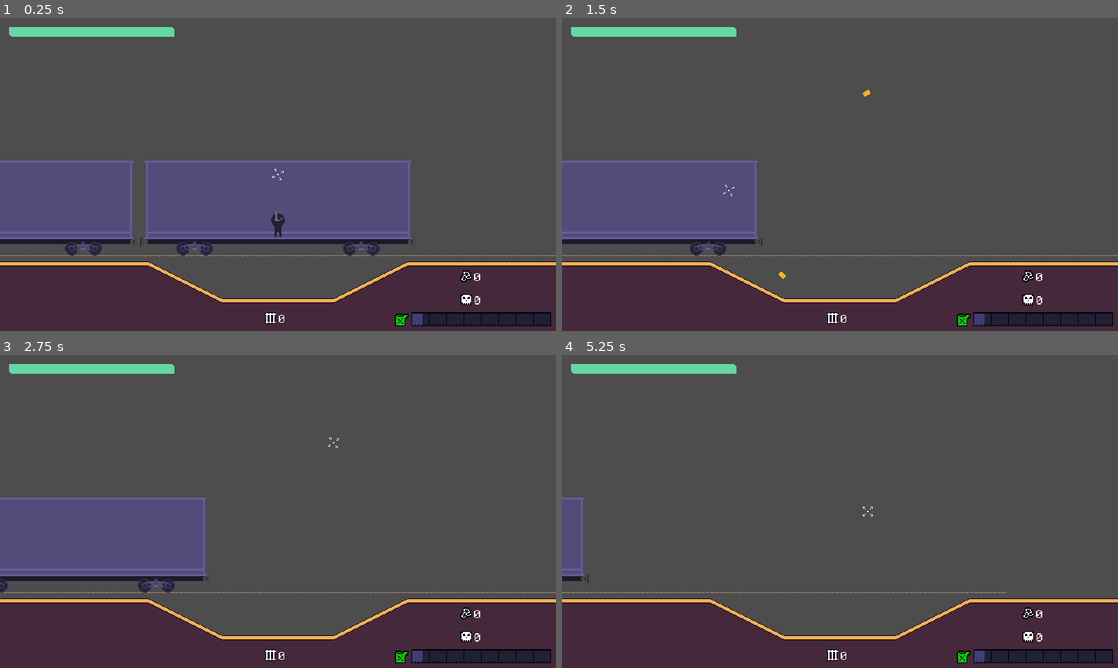
Above: before the commit, frames 1-4 (two rows, left to right).
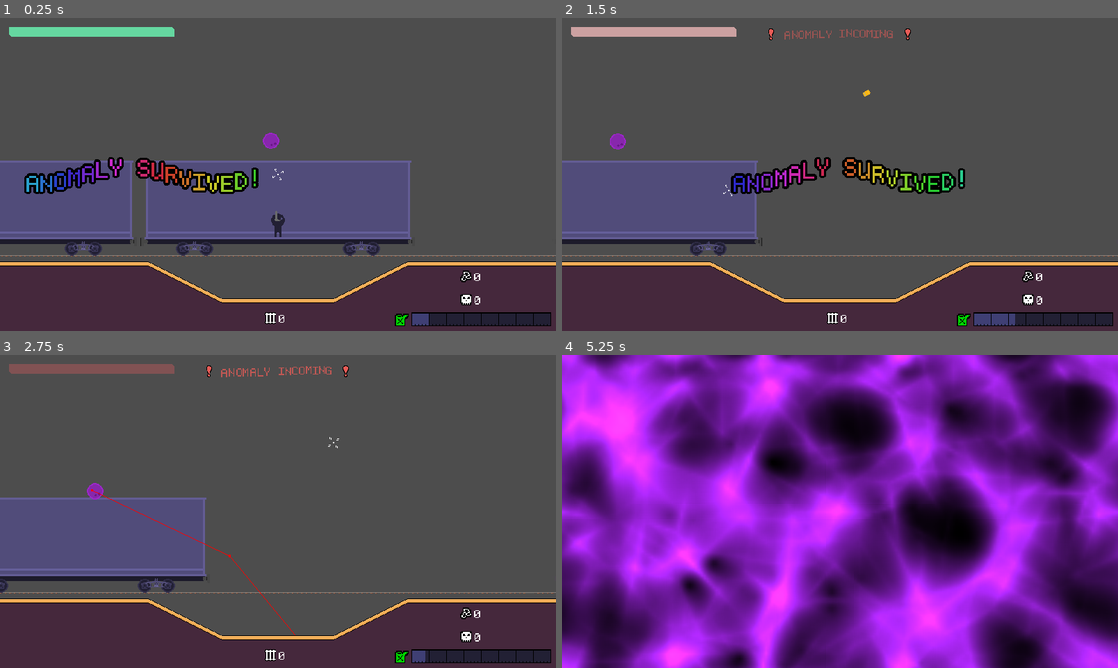
Above: after the commit, the same moments.

Repository: PxlHeartDev/Rails-of-Ruin
Game: Godot game, scene res://scenes/game/game.tscn
The game is run twice, just before and just after one commit, with the same random seed, the same clock (stepped at 60 frames per second) and the same inputs. This scene is started directly instead of the project's main scene. Sound files missing from this copy of the repository are replaced by a short silence.
Inputs (mouse positions are in pixels of both pictures, inside the frame that each line leads up to):
- Up to frame 1 (0.25 s): no input
- Up to frame 2 (1.5 s): move the mouse to (962, 158) at 0.52 s; press the mouse at (962, 158) at 0.53 s; hold D (move_right) from 0.53 s (still down); tap Space (jump) at 0.77 s; move the mouse to (728, 190) at 1.27 s; release the mouse at (728, 190) at 1.28 s; click (728, 190) at 1.35 s
- Up to frame 3 (2.75 s): tap Space (jump) at 1.52 s; move the mouse to (333, 442) at 2.02 s; release D (move_right) at 2.03 s; press the mouse at (333, 442) at 2.03 s; hold A (move_left) from 2.03 s (still down)
- Up to frame 4 (5.25 s): move the mouse to (812, 574) at 2.77 s; release A (move_left) at 2.78 s; release the mouse at (812, 574) at 2.78 s; hold D (move_right) 2.78-4.28 s; click (812, 574) at 2.85 s; tap Space (jump) at 3.02, 3.77, 4.52 s; move the mouse to (1006, 558) at 3.52 s; press the mouse at (1006, 558) at 3.53 s; move the mouse to (673, 464) at 4.27 s; release the mouse at (673, 464) at 4.28 s; hold A (move_left) 4.28-5.03 s; click (673, 464) at 4.35 s; move the mouse to (867, 511) at 5.02 s; press the mouse at (867, 511) at 5.03 s; hold D (move_right) from 5.03 s (still down)

The runs differ from the first frame. In frame 1, 2.4% of the frame differs, in the area x 4-78%, y 36-99%; in frame 2, 3.8%; in frame 3, 1.4%; in frame 4, 100%, in the area x 0-100%, y 0-100%.

Commit message:
Game UI signals & effects + Other misc changes
Added and connected signals for:
 - Anomaly incoming
 - Anomaly survived
 - Speed updated
 - Distance updated
 - Fuel updated
 - Enemy killed
Added a shader effect for an anomaly passing though
Added an alert for an incoming anomaly
Added a nav mesh to the main game scene
Remove some old commented/test code
Updated some collision layers/masks to allow enemies to pass through thin platforms any way they wish
Refactored the health bar to allow for a flash effect, and added that flash effect

Diff:
--- /dev/null
+++ b/Project/assets/images/noise/anomaly_pass.tres
@@ -0,0 +1,14 @@
+[gd_resource type="NoiseTexture2D" load_steps=2 format=3 uid="uid://ya1hq31uhfj1"]
+
+[sub_resource type="FastNoiseLite" id="FastNoiseLite_wtw3b"]
+noise_type = 2
+frequency = 0.021
+fractal_octaves = 3
+fractal_lacunarity = 1.43
+cellular_return_type = 6
+
+[resource]
+width = 192
+height = 108
+seamless = true
+noise = SubResource("FastNoiseLite_wtw3b")
--- /dev/null
+++ b/Project/assets/shaders/anomaly_pass.gdshader
@@ -0,0 +1,22 @@
+shader_type canvas_item;
+
+uniform float sweepProg = 0.0;
+uniform sampler2D noiseTex;
+uniform sampler2D noiseTex2;
+
+void fragment() {
+	if(sweepProg < 1.0) {
+		COLOR.rgb = (texture(noiseTex, mod(UV - TIME/10.0, 1)).rgb * 2.0 * texture(noiseTex2, mod(UV + TIME/10.0, 1)).rgb) * COLOR.rgb;
+		COLOR.a = 1.0 - (pow(2.0, pow(-5.0 * (1.3 - 1.6 * sweepProg - UV.x), 2.0)) - 1.0) * (texture(noiseTex, UV).r+0.01) * 3.0;
+		if((1.3 - 1.6 * sweepProg) < UV.x) {
+			COLOR.a = 1.0;
+		}
+	} else {
+		float newSweep = sweepProg - 1.0;
+		COLOR.rgb = (texture(noiseTex, mod(UV - TIME/10.0, 1)).rgb * 2.0 * texture(noiseTex2, mod(UV + TIME/10.0, 1)).rgb) * COLOR.rgb;
+		COLOR.a = 1.0 - (pow(2.0, pow(-5.0 * (1.3 - 1.6 * newSweep - UV.x), 2.0)) - 1.0) * (texture(noiseTex, UV).r+0.01) * 3.0;
+		if((1.3 - 1.6 * newSweep) > UV.x) {
+			COLOR.a = 1.0;
+		}
+	}
+}
--- a/Project/assets/themes/game_ui.tres
+++ b/Project/assets/themes/game_ui.tres
@@ -1,9 +1,18 @@
-[gd_resource type="Theme" load_steps=2 format=3 uid="uid://bstup10hd438g"]
+[gd_resource type="Theme" load_steps=3 format=3 uid="uid://bstup10hd438g"]
 
 [ext_resource type="FontFile" uid="uid://flcr8xso2u5e" path="res://assets/ui/fonts/Kubasta.otf" id="1_1bvsn"]
+
+[sub_resource type="StyleBoxFlat" id="StyleBoxFlat_jj7aj"]
+content_margin_left = 8.0
+content_margin_right = 8.0
+bg_color = Color(0.372549, 0.333333, 0.588235, 0.635294)
+corner_radius_top_right = 8
+corner_radius_bottom_left = 8
+corner_detail = 1
 
 [resource]
 Label/font_sizes/font_size = 20
 Label/fonts/font = ExtResource("1_1bvsn")
 RichTextLabel/font_sizes/normal_font_size = 20
 RichTextLabel/fonts/normal_font = ExtResource("1_1bvsn")
+TooltipPanel/styles/panel = SubResource("StyleBoxFlat_jj7aj")
--- a/Project/project.godot
+++ b/Project/project.godot
@@ -113,6 +113,8 @@
 2d_physics/layer_3="BulletEnemy"
 2d_physics/layer_4="BulletPlayer"
 2d_physics/layer_5="Enemy"
+2d_physics/layer_6="Death"
+2d_physics/layer_7="ThinPlatform"
 
 [physics]
 
--- a/Project/resources/localisation/Localisation.csv
+++ b/Project/resources/localisation/Localisation.csv
@@ -30,7 +30,8 @@
 DIALOGUE_test/conv1/d1,This is a test dialogue string,,,,,,,,,,,,,,,,,,,,,,,,,,,
 DIALOGUE_test/conv1/d2,What the freak,,,,,,,,,,,,,,,,,,,,,,,,,,,
 ,,,,,,,,,,,,,,,,,,,,,,,,,,,,
-GAME_levelComplete,CARRIAGE COMPLETE!,,,,,,,,,,,,,,,,,,,,,,,,,,,
+GAME_levelComplete,ANOMALY SURVIVED!,,,,,,,,,,,,,,,,,,,,,,,,,,,
+GAME_anomalyIncoming,ANOMALY INCOMING,,,,,,,,,,,,,,,,,,,,,,,,,,,
 GAME_fuel,Fuel,,,,,,,,,,,,,,,,,,,,,,,,,,,
 GAME_anomaliesSurvived,Anomalies survived: %s,,,,,,,,,,,,,,,,,,,,,,,,,,,
 GAME_enemiesKilled,Creatures exterminated: %s,,,,,,,,,,,,,,,,,,,,,,,,,,,
--- a/Project/scenes/components/hitBox.gd
+++ b/Project/scenes/components/hitBox.gd
@@ -31,6 +31,10 @@
 	if area.collision_layer in [4, 8]:
 		manager.die()
 
+func _on_body_entered(body: Node2D) -> void:
+	if body.collision_layer == 32:
+		manager.die()
+
 func damage(attack: Attack_Obj) -> void:
 	if disabled:
 		return
--- a/Project/scenes/components/hitBox.tscn
+++ b/Project/scenes/components/hitBox.tscn
@@ -4,7 +4,8 @@
 
 [node name="HitBox_Component" type="Area2D"]
 collision_layer = 0
-collision_mask = 0
+collision_mask = 32
 script = ExtResource("1_h174s")
 
 [connection signal="area_entered" from="." to="." method="_on_area_entered"]
+[connection signal="body_entered" from="." to="." method="_on_body_entered"]
--- a/Project/scenes/game/enemies/enemy.gd
+++ b/Project/scenes/game/enemies/enemy.gd
@@ -4,7 +4,9 @@
 signal died
 
 @export_group("Stats")
-@export var speed: float = 	50.0
+@export var speed: 			float = 50.0
+@export var fuelValue: 		float = 1.0
+
 
 @export_group("Nodes")
 @export var sprite: 			AnimatedSprite2D
--- a/Project/scenes/game/enemies/enemy.tscn
+++ b/Project/scenes/game/enemies/enemy.tscn
@@ -33,7 +33,7 @@
 
 [node name="HitBox_Component" parent="ComponentManager" node_paths=PackedStringArray("healthComponent") instance=ExtResource("5_ee4dy")]
 collision_layer = 16
-collision_mask = 8
+collision_mask = 40
 healthComponent = NodePath("../Health_Component")
 
 [node name="NavigationAgent2D" type="NavigationAgent2D" parent="."]
--- a/Project/scenes/game/game.gd
+++ b/Project/scenes/game/game.gd
@@ -1,7 +1,16 @@
 extends Node2D
 
-signal carriageComplete
 signal waveComplete
+
+signal anomalyProcessed
+
+# Value signals
+signal anomalyIncoming
+signal speedUpdated(newSpeed: float)
+signal distanceUpdated(newDistance: float)
+signal anomalySurvived(newCount: int)
+signal enemyKilled(newCount: int)
+signal fuelUpdated(newFuel: float)
 
 @export_group("Nodes")
 @export var cam: 		Camera2D
@@ -18,18 +27,30 @@
 ## Game Variables ##
 ####################
 
-var distance: int = 0
-var fuel: int = 0
-var speed: int = 0
+var anomalyCount: int:
+	set(val):
+		anomalyCount = val
+		anomalySurvived.emit(val)
+var distance: float = 0:
+	set(val):
+		distance = val
+		distanceUpdated.emit(val)
+var fuel: float = 0:
+	set(val):
+		fuel = val
+		fuelUpdated.emit(val)
+var speed: float = 0:
+	set(val):
+		speed = val
+		speedUpdated.emit(val)
 var turbo: bool = false
 
 var enemyCount: int = 0:
 	set(val):
 		enemyCount = val
+		enemyKilled.emit(val)
 		if val == 0:
 			waveComplete.emit()
-			if wavesLeft == 0:
-				carriageComplete.emit()
 
 var wavesLeft: int = 0
 var level: int = 0
@@ -37,9 +58,24 @@
 func _ready() -> void:
 	#loadLevel(load("res://scenes/game/levels/level.tscn"))
 
+	# Game signals
 	player.healthComponent.healthChanged.connect(gameUI.healthBar.changed)
 	player.healthComponent.maxHealthChanged.connect(gameUI.healthBar.maxChanged)
-	carriageComplete.connect(gameUI.carriageComplete)
+
+	# UI signals
+	anomalyIncoming.connect(gameUI.anomalyAlert)
+	distanceUpdated.connect(gameUI.distanceUpdated)
+	speedUpdated.connect(gameUI.speedUpdated)
+	anomalySurvived.connect(gameUI.anomalySurvived)
+	enemyKilled.connect(gameUI.enemyKilled)
+	fuelUpdated.connect(gameUI.fuelUpdated)
+
+	gameUI.anomalyCoveredScreen.connect(processAnomaly)
+	anomalyProcessed.connect(gameUI.anomalyProcessingComplete.emit)
+
+	var tween := create_tween()
+	tween.tween_property(self, "fuel", 50, 1)
+	tween.tween_property(self, "fuel", 10, 1)
 
 func loadLevel(levelScene: PackedScene) -> void:
 	if !levelScene or !levelScene.can_instantiate():
@@ -57,6 +93,10 @@
 	#curLevel.spawnEnemy.connect(enemySpawned)
 	#carriageComplete.connect(curLevel.exit.levelCleared)
 	gameUI.levelChanged(level)
+
+func processAnomaly() -> void:
+	await get_tree().create_timer(0.5).timeout
+	anomalyProcessed.emit()
 
 func nextLevel() -> void:
 	player.nextLevel()
--- a/Project/scenes/game/game.tscn
+++ b/Project/scenes/game/game.tscn
@@ -1,12 +1,24 @@
-[gd_scene load_steps=8 format=3 uid="uid://cywafsdjrrp73"]
+[gd_scene load_steps=12 format=3 uid="uid://cywafsdjrrp73"]
 
 [ext_resource type="Script" path="res://scenes/game/game.gd" id="1_lxapy"]
+[ext_resource type="PackedScene" uid="uid://iu27675qhmpy" path="res://scenes/game/enemies/jawn.tscn" id="5_gtja7"]
 [ext_resource type="Texture2D" uid="uid://c8a03ml3qsr6l" path="res://assets/sprites/environment/rail.png" id="6_bv8yq"]
 [ext_resource type="Script" path="res://scenes/game/music.gd" id="6_n7rr2"]
 [ext_resource type="AudioStream" uid="uid://bx5mp58ho88r3" path="res://assets/music/14470LS.wav" id="7_0xqkn"]
 [ext_resource type="PackedScene" uid="uid://cpuwua8t6v2dk" path="res://scenes/game/train_car.tscn" id="7_1cwia"]
 [ext_resource type="PackedScene" uid="uid://8tr7ww2dfvhn" path="res://scenes/ui/game_ui/game_ui.tscn" id="8_desc7"]
 [ext_resource type="PackedScene" uid="uid://bj6r5tpn7kxqq" path="res://scenes/game/player/player.tscn" id="8_mcxbc"]
+[ext_resource type="Texture2D" uid="uid://ya1hq31uhfj1" path="res://assets/images/noise/anomaly_pass.tres" id="9_53u5g"]
+
+[sub_resource type="WorldBoundaryShape2D" id="WorldBoundaryShape2D_8k08j"]
+
+[sub_resource type="NavigationPolygon" id="NavigationPolygon_onatg"]
+vertices = PackedVector2Array(271, 31, 4289.7, 97.9688, -3595, 92.0234, -751, 31, 4278.28, -1135.13, 271, -63, -3595, -1169.86, -751, -63)
+polygons = Array[PackedInt32Array]([PackedInt32Array(0, 1, 2, 3), PackedInt32Array(4, 1, 0, 5), PackedInt32Array(6, 4, 5, 7), PackedInt32Array(2, 6, 7, 3)])
+outlines = Array[PackedVector2Array]([PackedVector2Array(-3626, -1201, 4309, -1166, 4321, 129, -3626, 123)])
+source_geometry_mode = 2
+source_geometry_group_name = &"nav_ob"
+agent_radius = 31.0
 
 [node name="Game" type="Node2D" node_paths=PackedStringArray("player", "gameUI", "enemies")]
 script = ExtResource("1_lxapy")
@@ -25,14 +37,17 @@
 one_shot = true
 
 [node name="Player" parent="." instance=ExtResource("8_mcxbc")]
-position = Vector2(0, -64)
+position = Vector2(0, -32)
 
 [node name="Enemies" type="Node2D" parent="."]
 z_index = 2
 
+[node name="Jawn" parent="Enemies" instance=ExtResource("5_gtja7")]
+position = Vector2(-12, -198)
+
 [node name="GameUI" parent="." instance=ExtResource("8_desc7")]
 
-[node name="TextureRect" type="TextureRect" parent="."]
+[node name="Rails" type="TextureRect" parent="."]
 offset_left = -960.0
 offset_top = -30.0
 offset_right = 960.0
@@ -40,10 +55,29 @@
 texture = ExtResource("6_bv8yq")
 stretch_mode = 1
 
-[node name="TrainCar" parent="." instance=ExtResource("7_1cwia")]
+[node name="Death" type="StaticBody2D" parent="Rails"]
+position = Vector2(960, 28)
+collision_layer = 32
+collision_mask = 18
 
-[node name="TrainCar2" parent="." instance=ExtResource("7_1cwia")]
+[node name="CollisionShape2D" type="CollisionShape2D" parent="Rails/Death"]
+shape = SubResource("WorldBoundaryShape2D_8k08j")
+
+[node name="AnomalyTimer" type="Timer" parent="."]
+
+[node name="Train" type="Node2D" parent="."]
+
+[node name="TrainCar" parent="Train" instance=ExtResource("7_1cwia")]
+
+[node name="TrainCar2" parent="Train" instance=ExtResource("7_1cwia")]
 position = Vector2(-480, 0)
+
+[node name="NavigationRegion2D" type="NavigationRegion2D" parent="."]
+navigation_polygon = SubResource("NavigationPolygon_onatg")
+
+[node name="AnomalyPass2" type="Sprite2D" parent="."]
+position = Vector2(-840, 431)
+texture = ExtResource("9_53u5g")
 
 [connection signal="finished" from="Music" to="Music" method="_on_finished"]
 [connection signal="timeout" from="Music/Timer" to="Music" method="_on_timer_timeout"]
--- a/Project/scenes/game/player/player.gd
+++ b/Project/scenes/game/player/player.gd
@@ -222,6 +222,8 @@
 func die() -> void:
 	# TODO: Death sequence
 	died.emit()
+	if healthComponent.health > 0:
+		healthComponent.health = 0
 
 ###############
 ## Wall Jump ##
--- a/Project/scenes/game/player/player.tscn
+++ b/Project/scenes/game/player/player.tscn
@@ -135,7 +135,7 @@
 [node name="Player" type="CharacterBody2D"]
 z_index = 3
 collision_layer = 2
-collision_mask = 3
+collision_mask = 67
 script = ExtResource("1_53xdg")
 
 [node name="Camera2D" type="Camera2D" parent="."]
@@ -172,7 +172,7 @@
 
 [node name="HitBox_Component" parent="ComponentManager" node_paths=PackedStringArray("healthComponent") instance=ExtResource("10_1yuy7")]
 collision_layer = 2
-collision_mask = 20
+collision_mask = 52
 healthComponent = NodePath("../Health_Component")
 
 [node name="CollisionShape2D" type="CollisionShape2D" parent="ComponentManager/HitBox_Component"]
--- a/Project/scenes/game/train_car.tscn
+++ b/Project/scenes/game/train_car.tscn
@@ -31,7 +31,7 @@
 position = Vector2(0, -88)
 texture = ExtResource("1_aug6q")
 
-[node name="Floor" type="StaticBody2D" parent="."]
+[node name="Floor" type="StaticBody2D" parent="." groups=["nav_ob"]]
 position = Vector2(0, -16)
 collision_mask = 18
 
@@ -40,6 +40,7 @@
 
 [node name="Ceiling" type="StaticBody2D" parent="."]
 position = Vector2(0, -162)
+collision_layer = 64
 collision_mask = 18
 
 [node name="CollisionShape2D" type="CollisionShape2D" parent="Ceiling"]
--- a/Project/scenes/ui/game_ui/game_ui.gd
+++ b/Project/scenes/ui/game_ui/game_ui.gd
@@ -1,7 +1,13 @@
+class_name GameUI
 extends CanvasLayer
+
+signal anomalyCoveredScreen
+signal anomalyProcessingComplete
 
 @export_group("Nodes")
 @export var completeLabel: RichTextLabel
+@export var warningLabel: RichTextLabel
+
 @export var healthBar: ProgressBar
 @export var distanceIcon: TextureRect
 @export var distanceLabel: Label
@@ -10,19 +16,20 @@
 @export var enemiesIcon: TextureRect
 @export var enemiesLabel: Label
 
-#@onready var levelLabel: Label = $Margin/Main/VBoxContainer3/TrainCarraige/Label
+@export var fuelGauge: TextureProgressBar
+@export var anomalyPass: TextureRect
 
 @export_group("AnimationPlayers")
 @export var anim_complete: AnimationPlayer
+@export var anim_warning: AnimationPlayer
 
 func _ready() -> void:
 	anomalySurvived(0)
 	enemyKilled(0)
 	distanceUpdated(0)
-
-func carriageComplete() -> void:
-	completeLabel.show()
-	anim_complete.play("show")
+	anim_warning.play("RESET")
+	await get_tree().create_timer(1.0).timeout
+	anomalyAlert()
 
 func levelChanged(level: Variant) -> void:
 	pass
@@ -33,22 +40,51 @@
 	anomaliesLabel.text = str(newCount)
 	anomaliesLabel.position.x =  10
 	anomaliesLabel.scale = Vector2i(2, 2)
+
 	var tween := create_tween().set_parallel(true)
 	tween.tween_property(anomaliesLabel, "position:x", 0, 0.2)
 	tween.tween_property(anomaliesLabel, "scale:x", 1, 0.2)
 	tween.tween_property(anomaliesLabel, "scale:y", 1, 0.2)
 
+	completeLabel.show()
+	anim_complete.play("show")
+
+
+	await anim_complete.animation_finished
+	completeLabel.hide()
+
+func anomalyAlert() -> void:
+	anim_warning.play("alert")
+	await anim_warning.animation_finished
+	var tween := create_tween()
+	tween.tween_method(setAnomalySweepProg, 0.0, 1.0, 1.0)
+	tween.tween_callback(anomalyCoveredScreen.emit)
+	await anomalyProcessingComplete
+	var tween2 := create_tween()
+	tween2.tween_method(setAnomalySweepProg, 1.0, 2.0, 1.0)
+
+
+
+func setAnomalySweepProg(prog: float):
+	anomalyPass.material.set_shader_parameter("sweepProg", prog)
+
 func enemyKilled(newCount: int) -> void:
 	enemiesIcon.tooltip_text = tr("GAME_enemiesKilled") % newCount
 	enemiesLabel.text = str(newCount)
 
-func distanceUpdated(newDistance: int) -> void:
-	distanceIcon.tooltip_text = tr("GAME_distance") % newDistance
-	distanceLabel.text = str(newDistance)
+func speedUpdated(newSpeed: float) -> void:
+	pass
 
+func distanceUpdated(newDistance: float) -> void:
+	distanceIcon.tooltip_text = tr("GAME_distance") % str(int(newDistance))
+	distanceLabel.text = str(int(newDistance))
+
+func fuelUpdated(newFuel: float) -> void:
+	fuelGauge.value = newFuel
 
 func _notification(what: int) -> void:
 	if what == NOTIFICATION_TRANSLATION_CHANGED:
 		if !is_node_ready():
 			await ready
 		completeLabel.text = "[center][wave amp=150 freq=10][rainbow freq=0.1 speed=1.0]" + tr("GAME_levelComplete")
+		warningLabel.text = "[center][img]assets/sprites/ui/panel/icons/alert.png[/img][color=e75c57][pulse freq=2.0 color=#ffffff80][tornado radius=2 freq=4][shake] " + tr("GAME_anomalyIncoming") + " [img]assets/sprites/ui/panel/icons/alert.png[/img]"
--- a/Project/scenes/ui/game_ui/game_ui.tscn
+++ b/Project/scenes/ui/game_ui/game_ui.tscn
@@ -11,6 +11,8 @@
 [ext_resource type="Texture2D" uid="uid://bi1o66cy40jgi" path="res://assets/sprites/ui/panel/icons/kills.png" id="6_bl7gi"]
 [ext_resource type="Texture2D" uid="uid://38ig60dvx2dr" path="res://assets/sprites/ui/panel/fuelGauge/over.png" id="6_jr3e7"]
 [ext_resource type="Texture2D" uid="uid://ujejcrpjiklk" path="res://assets/sprites/ui/panel/fuelGauge/fill.png" id="7_50fd7"]
+[ext_resource type="Shader" path="res://assets/shaders/anomaly_pass.gdshader" id="12_80ngf"]
+[ext_resource type="Texture2D" uid="uid://ya1hq31uhfj1" path="res://assets/images/noise/anomaly_pass.tres" id="13_mudp5"]
 
 [sub_resource type="Animation" id="Animation_dpj12"]
 length = 0.001
@@ -48,9 +50,74 @@
 "show": SubResource("Animation_rxiat")
 }
 
-[node name="GameUI" type="CanvasLayer" node_paths=PackedStringArray("completeLabel", "healthBar", "distanceIcon", "distanceLabel", "anomaliesIcon", "anomaliesLabel", "enemiesIcon", "enemiesLabel", "anim_complete")]
+[sub_resource type="Animation" id="Animation_x38s1"]
+length = 0.001
+tracks/0/type = "bezier"
+tracks/0/imported = false
+tracks/0/enabled = true
+tracks/0/path = NodePath(".:position:y")
+tracks/0/interp = 1
+tracks/0/loop_wrap = true
+tracks/0/keys = {
+"handle_modes": PackedInt32Array(0),
+"points": PackedFloat32Array(-50, -0.25, 0, 0.25, 0),
+"times": PackedFloat32Array(0)
+}
+
+[sub_resource type="Animation" id="Animation_yja8m"]
+resource_name = "alert"
+length = 3.0
+step = 0.1
+tracks/0/type = "bezier"
+tracks/0/imported = false
+tracks/0/enabled = true
+tracks/0/path = NodePath(".:position:y")
+tracks/0/interp = 1
+tracks/0/loop_wrap = true
+tracks/0/keys = {
+"handle_modes": PackedInt32Array(0, 0, 0, 0),
+"points": PackedFloat32Array(-50, -0.25, 0, 0.2, 117.5, 10, -0.25, 0, 0.25, 0, 10, -0.25, 0, 0.0999999, -57.5, -50, -0.25, 0, 0.25, 0),
+"times": PackedFloat32Array(0, 0.5, 2.5, 3)
+}
+
+[sub_resource type="AnimationLibrary" id="AnimationLibrary_v8cjp"]
+_data = {
+"RESET": SubResource("Animation_x38s1"),
+"alert": SubResource("Animation_yja8m")
+}
+
+[sub_resource type="FastNoiseLite" id="FastNoiseLite_iq78r"]
+noise_type = 2
+seed = 2
+frequency = 0.021
+fractal_octaves = 3
+fractal_lacunarity = 1.43
+cellular_return_type = 6
+
+[sub_resource type="NoiseTexture2D" id="NoiseTexture2D_dwspc"]
+width = 190
+height = 108
+seamless = true
+noise = SubResource("FastNoiseLite_iq78r")
+
+[sub_resource type="ShaderMaterial" id="ShaderMaterial_idovj"]
+shader = ExtResource("12_80ngf")
+shader_parameter/sweepProg = 0.0
+shader_parameter/noiseTex = ExtResource("13_mudp5")
+shader_parameter/noiseTex2 = SubResource("NoiseTexture2D_dwspc")
+
+[sub_resource type="Gradient" id="Gradient_pgi46"]
+offsets = PackedFloat32Array(1)
+colors = PackedColorArray(1, 1, 1, 1)
+
+[sub_resource type="GradientTexture1D" id="GradientTexture1D_7mifo"]
+gradient = SubResource("Gradient_pgi46")
+width = 1
+
+[node name="GameUI" type="CanvasLayer" node_paths=PackedStringArray("completeLabel", "warningLabel", "healthBar", "distanceIcon", "distanceLabel", "anomaliesIcon", "anomaliesLabel", "enemiesIcon", "enemiesLabel", "fuelGauge", "anomalyPass", "anim_complete", "anim_warning")]
 script = ExtResource("2_jqdkw")
 completeLabel = NodePath("Margin/CentrePopup/CompleteLabel")
+warningLabel = NodePath("Margin/Main/VBoxContainer2/Warning")
 healthBar = NodePath("Margin/Main/VBoxContainer/MarginContainer/HealthBar")
 distanceIcon = NodePath("Panel/HBoxContainer/Center/Distance/Icon")
 distanceLabel = NodePath("Panel/HBoxContainer/Center/Distance/Label")
@@ -58,7 +125,10 @@
 anomaliesLabel = NodePath("Panel/HBoxContainer/Right/HBoxContainer/VBoxContainer/Progress/Numbers/Anomalies")
 enemiesIcon = NodePath("Panel/HBoxContainer/Right/HBoxContainer/VBoxContainer/Progress/Icons/Enemies")
 enemiesLabel = NodePath("Panel/HBoxContainer/Right/HBoxContainer/VBoxContainer/Progress/Numbers/Enemies")
+fuelGauge = NodePath("Panel/HBoxContainer/Right/HBoxContainer/VBoxContainer/FuelGauge/FuelBar")
+anomalyPass = NodePath("AnomalyPass")
 anim_complete = NodePath("Margin/CentrePopup/AnimationPlayer")
+anim_warning = NodePath("Margin/Main/VBoxContainer2/Warning/AnimationPlayer")
 
 [node name="Margin" type="MarginContainer" parent="."]
 anchors_preset = 15
@@ -72,7 +142,6 @@
 layout_mode = 2
 
 [node name="CompleteLabel" type="RichTextLabel" parent="Margin/CentrePopup"]
-visible = false
 clip_contents = false
 custom_minimum_size = Vector2(928, 0)
 layout_mode = 2
@@ -80,7 +149,7 @@
 theme_override_constants/outline_size = 15
 theme_override_font_sizes/normal_font_size = 40
 bbcode_enabled = true
-text = "[center][wave amp=150 freq=10][rainbow freq=0.1 speed=1.0]CARRIAGE COMPLETE!"
+text = "[center][wave amp=150 freq=10][rainbow freq=0.1 speed=1.0]ANOMALY SURVIVED!"
 fit_content = true
 scroll_active = false
 shortcut_keys_enabled = false
@@ -115,6 +184,18 @@
 layout_mode = 2
 size_flags_horizontal = 3
 theme_override_constants/separation = -16
+
+[node name="Warning" type="RichTextLabel" parent="Margin/Main/VBoxContainer2"]
+custom_minimum_size = Vector2(0, 34.325)
+layout_mode = 2
+bbcode_enabled = true
+text = "[center][img]assets/sprites/ui/panel/icons/alert.png[/img][color=e75c57][pulse freq=2.0 color=#ffffff80][tornado radius=2 freq=4][shake] ANOMALY INCOMING [img]assets/sprites/ui/panel/icons/alert.png[/img]"
+scroll_active = false
+
+[node name="AnimationPlayer" type="AnimationPlayer" parent="Margin/Main/VBoxContainer2/Warning"]
+libraries = {
+"": SubResource("AnimationLibrary_v8cjp")
+}
 
 [node name="VBoxContainer3" type="VBoxContainer" parent="Margin/Main"]
 layout_mode = 2
@@ -233,3 +314,15 @@
 texture_over = ExtResource("6_jr3e7")
 texture_progress = ExtResource("7_50fd7")
 tint_over = Color(0, 0, 0, 1)
+
+[node name="AnomalyPass" type="TextureRect" parent="."]
+modulate = Color(0.690196, 0.156863, 0.988235, 1)
+z_index = 2
+texture_filter = 1
+material = SubResource("ShaderMaterial_idovj")
+anchors_preset = 15
+anchor_right = 1.0
+anchor_bottom = 1.0
+grow_horizontal = 2
+grow_vertical = 2
+texture = SubResource("GradientTexture1D_7mifo")
--- a/Project/scenes/ui/game_ui/health_bar.gd
+++ b/Project/scenes/ui/game_ui/health_bar.gd
@@ -5,11 +5,19 @@
 
 var tween: Tween
 
+func _ready() -> void:
+	await get_tree().process_frame
+	dmgBar.value = dmgBar.max_value
+
 func changed(_old: float, new: float) -> void:
 	value = new
 	if tween and tween.is_running():
 		tween.stop()
 	dmgTimer.start()
+	dmgBar.modulate = Color.WHITE
+	var flashTween := create_tween()
+	flashTween.tween_interval(0.1)
+	flashTween.tween_property(dmgBar, "modulate", Color(0.973, 0.678, 0.675), 0.2)
 
 func maxChanged(_old: float, new: float) -> void:
 	max_value = new
--- a/Project/scenes/ui/game_ui/health_bar.tscn
+++ b/Project/scenes/ui/game_ui/health_bar.tscn
@@ -12,14 +12,14 @@
 anti_aliasing = false
 
 [sub_resource type="StyleBoxFlat" id="StyleBoxFlat_eg5hc"]
-bg_color = Color(0.849246, 0.370407, 0.408487, 0.345098)
+bg_color = Color(0.922555, 0.534578, 0.551341, 0.345098)
 corner_radius_top_right = 4
 corner_radius_bottom_left = 4
 corner_detail = 1
 anti_aliasing = false
 
 [sub_resource type="StyleBoxFlat" id="StyleBoxFlat_4xeic"]
-bg_color = Color(0.972549, 0.678431, 0.67451, 0.611765)
+bg_color = Color(1, 1, 1, 0.611765)
 corner_radius_top_right = 4
 corner_radius_bottom_left = 4
 corner_detail = 1
@@ -37,6 +37,7 @@
 script = ExtResource("1_4wuuj")
 
 [node name="RecentDamageBar" type="ProgressBar" parent="."]
+modulate = Color(0.972549, 0.678431, 0.67451, 1)
 z_index = -1
 custom_minimum_size = Vector2(32, 8)
 layout_mode = 1
--- a/Project/scenes/ui/ui.gd
+++ b/Project/scenes/ui/ui.gd
@@ -12,14 +12,6 @@
 var tween: Tween
 
 @export var bgImages: Array[Texture2D]
-
-#func _ready() -> void:
-	#var dir := DirAccess.open("res://assets/images/backgrounds")
-	#for f in dir.get_files():
-		#if f.contains(".import"):
-			#continue
-		#bgImages.append(f)
-		#print(f)
 
 func _process(delta: float) -> void:
 	if p_layer.motion_offset != targetParaPos:
Binary file added: Project/assets/sprites/ui/panel/icons/alert.png
Not shown, added: Project/assets/sprites/ui/panel/icons/alert.png.import
Binary file added: Project/assets/ui/panels/anomalyPass.png
Not shown, added: Project/assets/ui/panels/anomalyPass.png.import
Not shown: 1 places in Project/scenes/ui/game_ui/game_ui.tscn that only renumber resources
Not shown, changed: External/Localisation.xlsm
